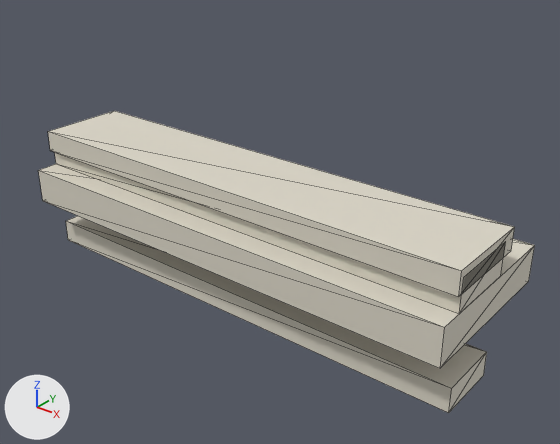
Renders of the glTF model blender_artist/sources/original/gn_cornice_2m.glb from each side of a commit.
One viewpoint serves both versions: a camera (50 mm lens) standing at (1.84, -2.07, 1.68) and looking at (0.11, 0.09, 0.34). The axes (+X, +Y, +Z) are drawn at lower left. The lights are the same throughout. The older version comes first. Mesh edges are drawn as thin lines. Vertices at exactly the same position are counted once.

In view in the first picture: 'GnCornice'.
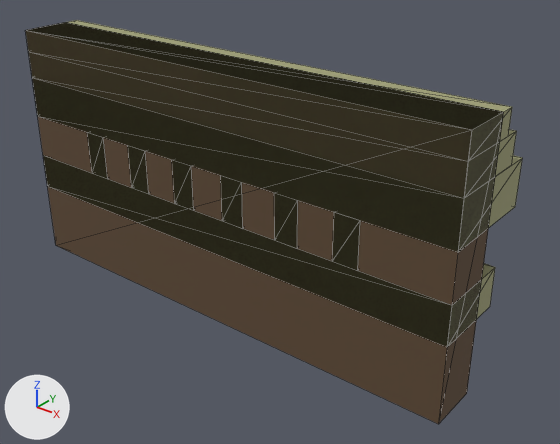
Patch to the scene script:
```diff
--- a/blender_artist/sources/original/gn_cornice_2m.glb.py
+++ b/blender_artist/sources/original/gn_cornice_2m.glb.py
@@ mat_gn_stone_trim @@
 mat_gn_stone_trim = principled_material('gn_stone_trim')
-mat_gn_stone_trim.base_color = (0.72, 0.68, 0.58)  # pale yellow #ddd7c8
+mat_gn_stone_trim.base_color = (0.348, 0.348, 0.177)  # beige #9f9f75
 mat_gn_stone_trim.roughness = 0.74
@@ mat_gn_brick_wall @@
+mat_gn_brick_wall = principled_material('gn_brick_wall')
+mat_gn_brick_wall.base_color = (0.116, 0.0692, 0.0358)  # brown #604a35
+mat_gn_brick_wall.roughness = 0.86
@@ me_mesh @@
 # used by ob_gncornice; location = (0.0, 0.0, 0.0)
-me_mesh.from_pydata(...)  # 80 vertices, 120 faces; spans x -1.0..1.0, y -0.24..0.44, z 0.0..0.55
+me_mesh.from_pydata(...)  # 88 vertices, 132 faces; spans x -1.0..1.0, y -0.2..0.2, z 0.0..1.0
+# me_mesh part 1: a new loose piece, a box spanning x -1.0..1.0, y -0.2..0.0, z 0.0..1.0, in mat_gn_brick_wall (brown #604a35)
+# me_mesh part 2: the loose piece of 8 vertices spanning x -1.0..1.0, y -0.14..0.16, z 0.39..0.52 is moved by (0.0, -0.06, -0.08)
+# me_mesh part 3: a new loose piece, a box spanning x -0.66..-0.56, y -0.2..0.16, z 0.45..0.63, in mat_gn_stone_trim (beige #9f9f75)
+# me_mesh part 4: a new loose piece, a box spanning x -0.42..-0.32, y -0.2..0.16, z 0.45..0.63, in mat_gn_stone_trim (beige #9f9f75)
+# me_mesh part 5: a new loose piece, a box spanning x -0.173..-0.073, y -0.2..0.16, z 0.45..0.63, in mat_gn_stone_trim (beige #9f9f75)
+# me_mesh part 6: a new loose piece, a box spanning x 0.073..0.173, y -0.2..0.16, z 0.45..0.63, in mat_gn_stone_trim (beige #9f9f75)
+# me_mesh part 7: a new loose piece, a box spanning x 0.32..0.42, y -0.2..0.16, z 0.45..0.63, in mat_gn_stone_trim (beige #9f9f75)
+# me_mesh part 8: a new loose piece, a box spanning x 0.56..0.66, y -0.2..0.16, z 0.45..0.63, in mat_gn_stone_trim (beige #9f9f75)
+# me_mesh part 9: a new loose piece, a box spanning x -1.0..1.0, y -0.2..0.2, z 0.63..0.8, in mat_gn_stone_trim (beige #9f9f75)
+# me_mesh part 10: a new loose piece, a box spanning x -1.0..1.0, y -0.2..0.12, z 0.8..0.91, in mat_gn_stone_trim (beige #9f9f75)
+# me_mesh part 11: the loose piece of 8 vertices spanning x -1.0..1.0, y -0.13..0.13, z 0.0..0.1 is moved by (0.0, -0.07, 0.9)
+# me_mesh part 12: 8 loose pieces with 64 vertices, spanning x -1.0..1.0, y -0.24..0.44, z 0.1..0.55, are deleted
 me_mesh.materials.append(mat_gn_stone_trim)
+me_mesh.materials.append(mat_gn_brick_wall)  # brown #604a35
```

What differs and where, as boxes [x1, y1, x2, y2] in the pictures (560 x 444 px; the box of a moved part takes in the faces that stretch with it):
'GnCornice', recoloured, reshaped (34% taller): before [38, 111, 535, 413]; after [25, 20, 522, 424]
part 1 of me_mesh, added (brown): after [25, 24, 504, 424]
part 2 of me_mesh, moved or reshaped: before [54, 152, 506, 314]; after [43, 155, 495, 347]
part 3 of me_mesh, added: after [88, 133, 108, 178]
part 4 of me_mesh, added: after [128, 146, 149, 193]
part 5 of me_mesh, added: after [172, 160, 193, 210]
part 6 of me_mesh, added: after [221, 176, 243, 228]
part 7 of me_mesh, added: after [274, 193, 298, 248]
part 8 of me_mesh, added: after [332, 212, 360, 271]
part 9 of me_mesh, added: after [32, 78, 522, 252]
part 10 of me_mesh, added (beige): after [29, 52, 517, 198]
part 11 of me_mesh, moved or reshaped: before [66, 216, 487, 413]; after [26, 20, 512, 161]
part 12 of me_mesh, deleted (pale yellow): before [38, 111, 535, 368]
